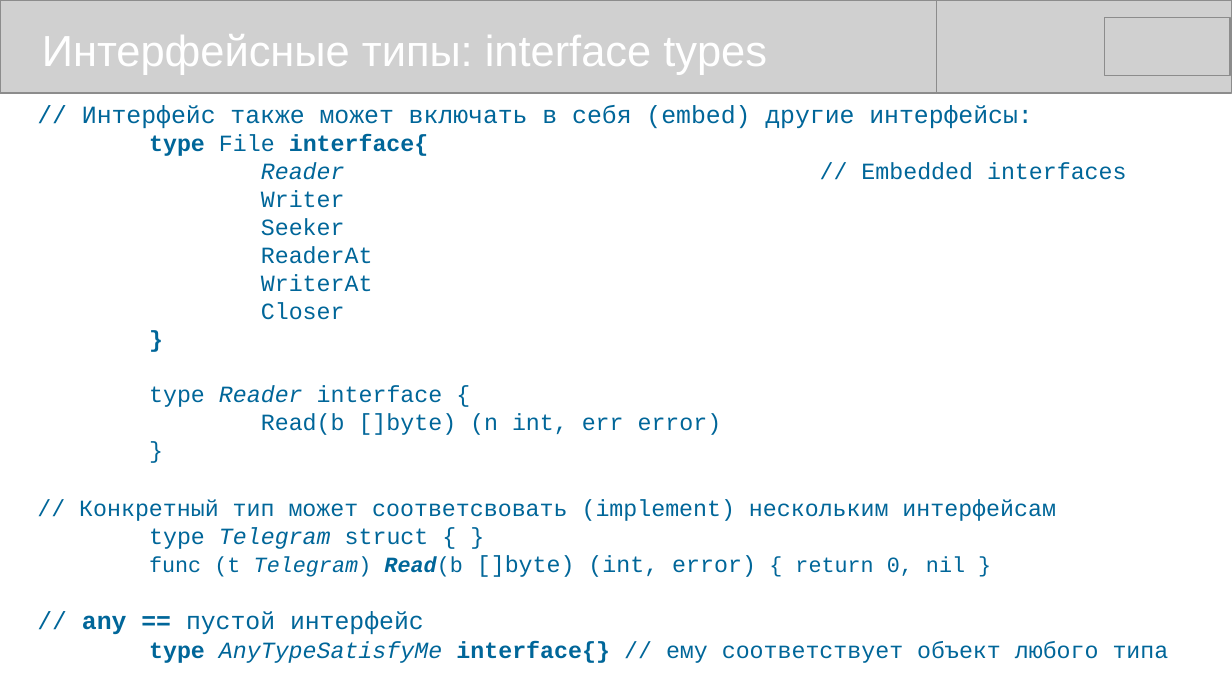
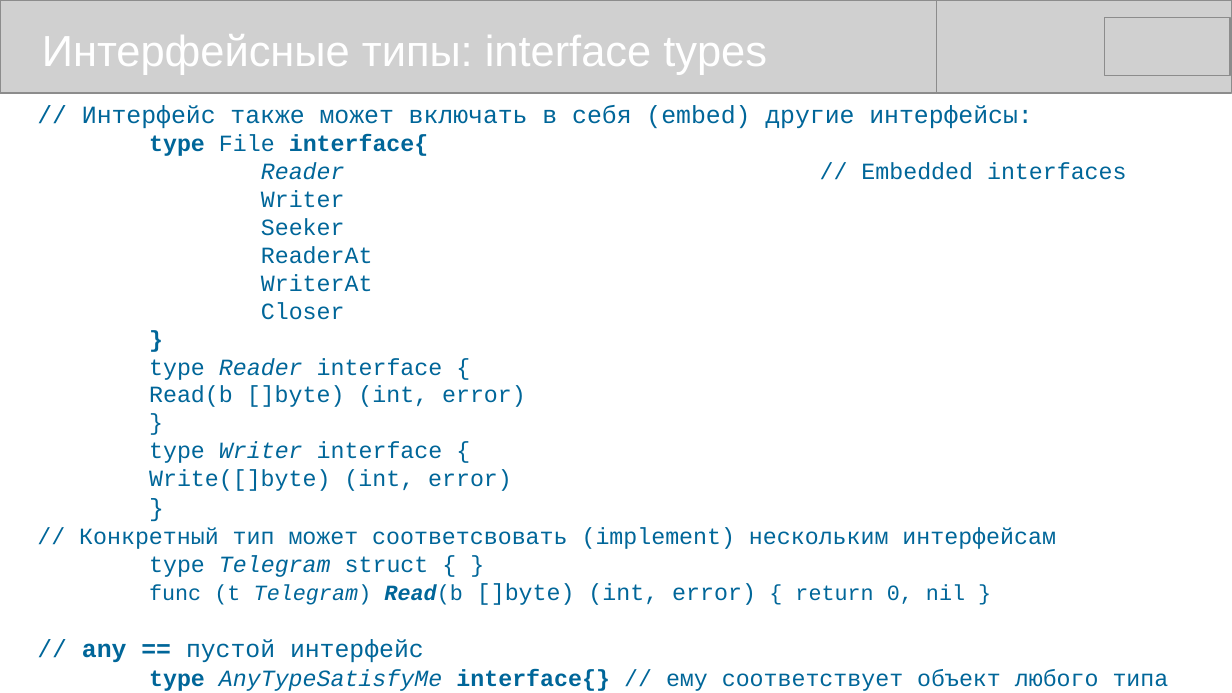
Before and after one commit to mike-shock/Go_language, a slide deck: slide 41 of Go_Review.odp. Drawn at 1232x693 pixels with LibreOffice and Linux fonts; fonts in the diff are those of the drawing; grey boxes stand for pictures. Boxes give left, top, right and bottom in pixels: in the first picture for what was removed or moved away, otherwise in the second. Text is boxed around its words. In the diff, an @@ line names an element or a change of style, - is before the commit and + after.

Commit message:
There were some changes made...

```diff
--- a/Go_Review.odp
+++ b/Go_Review.odp
@@ text "// Интерфейс также может включать ..." at [79,105,1169,691]: size 15 to 16 pt in "}" @@
@@ text at [149,386,526,491]: text changed @@
-Read(b []byte) (n int, err error)
+Read(b []byte) (int, error)
+}
+type Writer interface {
+Write([]byte) (int, error)
```
